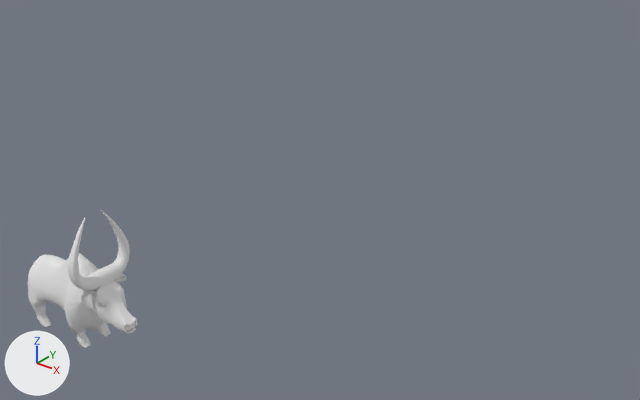
Two versions of the Blender file Untitled.blend, one commit apart.
Camera for both pictures: a camera (50 mm lens) standing at (26.9, -17.8, 18.7) and looking at (1.8, 13.7, -0.8). Arrows for +X, +Y and +Z are at lower left; the lights stay in place.

Objects in the first picture: 'Бычара'.
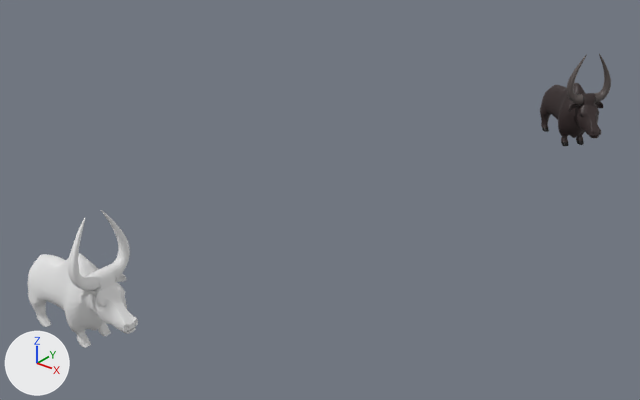
Scene script edits in JSON lines:
```json
{"op": "add", "block": "mat_шерсть", "code": ["mat_шерсть = principled_material('Шерсть')", "mat_шерсть.base_color = (0.0307, 0.0176, 0.0176)  # black #312424"]}
{"op": "add", "block": "mat_нос", "code": ["mat_нос = principled_material('Нос')", "mat_нос.base_color = (0.0612, 0.0423, 0.0423)  # dark grey #463a3a"]}
{"op": "add", "block": "mat_глаза", "code": ["mat_глаза = principled_material('Глаза')", "mat_глаза.base_color = (0.0, 0.0, 0.0)  # black #000000"]}
{"op": "add", "block": "mat_рога", "code": ["mat_рога = principled_material('Рога')", "mat_рога.base_color = (0.0953, 0.0782, 0.0742)  # dark grey #574f4d"]}
{"op": "add", "block": "me_cube_004", "code": ["me_cube_004 = bpy.data.meshes.new('Cube.004')", "me_cube_004.from_pydata(...)  # 5008 vertices, 5008 faces; spans x -2.35..3.54, y -1.36..1.36, z -2.16..3.81", "me_cube_004.polygons.foreach_set('use_smooth', [True] * 5008)", "# faces by material slot: [3742, 600, 472, 194]", "me_cube_004.materials.append(mat_шерсть)  # black #312424", "me_cube_004.materials.append(mat_глаза)  # black #000000", "me_cube_004.materials.append(mat_рога)  # dark grey #574f4d", "me_cube_004.materials.append(mat_нос)  # dark grey #463a3a"]}
{"op": "add", "block": "me_sphere_003", "code": ["me_sphere_003 = bpy.data.meshes.new('Sphere.003')", "me_sphere_003.from_pydata(...)  # 964 vertices, 1024 faces; spans x -1.0..6.98, y -1.0..5.84, z -4.48..1.0", "me_sphere_003.polygons.foreach_set('use_smooth', [True] * 1024)", "me_sphere_003.materials.append(mat_глаза)  # black #000000"]}
{"op": "add", "block": "ob_бычара_после", "code": ["ob_бычара_после = bpy.data.objects.new('Бычара после', me_cube_004)", "ob_бычара_после.location = (6.66, 31.99, 0.15)", "ob_бычара_после.rotation_euler = (0.0, 0.0, -0.671)  # degrees (0, 0, -38)"]}
{"op": "add", "block": "ob_глаза_001", "code": ["ob_глаза_001 = bpy.data.objects.new('Глаза.001', me_sphere_003)", "ob_глаза_001.parent = ob_бычара_после", "ob_глаза_001.location = (2.519, -0.473, 0.351)", "ob_глаза_001.rotation_euler = (2.242, -11.82, 1.484)  # degrees (128, 43, 85)", "ob_глаза_001.scale = (0.116, 0.0963, 0.129)"]}
```

Pixel boxes (x1, y1, x2, y2) of what changed, in the pictures (640 x 400 px):
```json
{"object": "Бычара после", "change": "added", "after": [540, 54, 611, 146], "on screen": "black", "faces in mat_шерсть (black #312424)": [540, 83, 603, 142], "faces in mat_рога (dark grey #574f4d)": [566, 54, 611, 104]}
```
